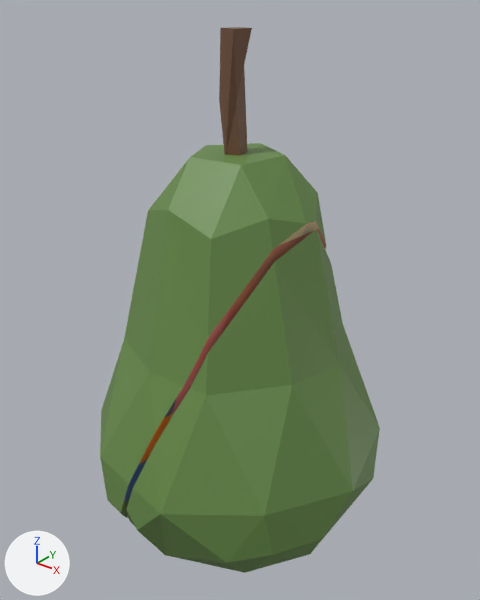
An edit to the FBX model Slingshot/Assets/LowPolyFoodLite/Models/BrokenPear1.fbx, drawn before and after from the same camera.
The view is the same before and after, from a camera (50 mm lens) standing at (0.1318, -0.1623, 0.1211) and looking at (-0.0002, 0.0028, 0.0188). Every picture has the same lights, and +X, +Y and +Z are marked at lower left. Vertices at the same position are counted once.

Names of what the first picture shows: 'Pear_cell', 'Pear_cell.002'.
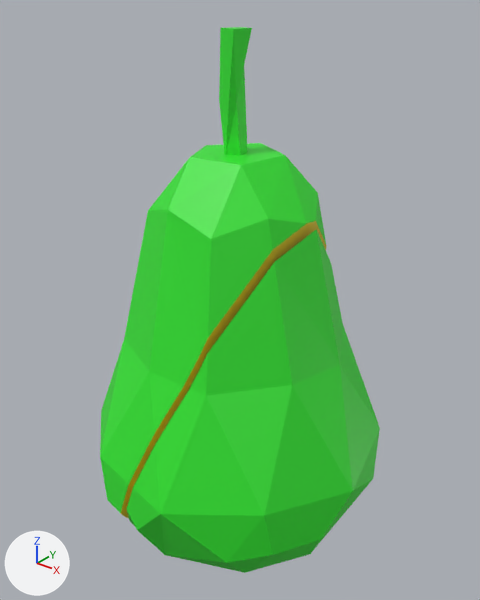
Changed parts and their boxes (x1, y1, x2, y2) in the pictures (480 x 600 px):
```json
{"part": 1, "of": "me_pear_cell_005", "change": "recoloured", "before": [127, 429, 380, 573], "after": [127, 429, 380, 573]}
{"part": 2, "of": "me_pear_cell_005", "change": "recoloured", "before": [155, 262, 353, 516], "after": [155, 262, 353, 516]}
{"part": 3, "of": "me_pear_cell_005", "change": "recoloured", "before": [275, 229, 343, 364], "after": [275, 229, 343, 364]}
{"part": 4, "of": "me_pear_cell_005", "change": "recoloured", "before": [340, 326, 380, 490], "after": [340, 326, 380, 490]}
{"part": 5, "of": "me_pear_cell_004", "change": "recoloured", "before": [100, 27, 326, 513], "after": [100, 27, 326, 513]}
{"part": 6, "of": "me_pear_cell_004", "change": "recoloured", "before": [121, 221, 326, 518], "after": [121, 221, 326, 518], "on screen": "brown to yellow"}
```

Edits to the scene script, one JSON object a line:
```json
{"op": "add", "block": "mat_pearyellow", "code": ["mat_pearyellow = principled_material('pearYellow')", "mat_pearyellow.base_color = (0.8, 0.645, 0.0153)  # yellow #e7d221"]}
{"op": "add", "block": "mat_peargreen_001", "code": ["mat_peargreen_001 = principled_material('pearGreen.001')", "mat_peargreen_001.base_color = (0.0312, 0.8, 0.0295)  # green #31e730"]}
{"block": "me_pear_cell_004", "where": "me_pear_cell_004.from_pydata(...)  # 70 vertices, 98 faces; spans x -0.053..0.028, y -0.051..0.053, z -0.167..0.02"}
{"block": "me_pear_cell_004", "where": "# used by ob_pear_cell_002; location = (-0.0001, 0.0001, 0.0882)"}
{"block": "me_pear_cell_004", "change": "me_pear_cell_004 part 5: 96 of the faces centred in x -0.051..0.025, y -0.05..0.052, z -0.164..0.02 switch from mat_food_01_001 (picture img_lowpolyfoodlitetexture_01_png) to mat_peargreen_001 (green #31e730)"}
{"block": "me_pear_cell_004", "change": "me_pear_cell_004 part 6: all 2 faces centred in x -0.007..0.01, y -0.028..0.016, z -0.135..-0.081 switch from mat_food_01_001 (picture img_lowpolyfoodlitetexture_01_png) to mat_pearyellow (yellow #e7d221)"}
{"block": "me_pear_cell_005", "where": "me_pear_cell_005.from_pydata(...)  # 45 vertices, 63 faces; spans x -0.0337..0.0376, y -0.0482..0.0561, z -0.0476..0.0845"}
{"block": "me_pear_cell_005", "where": "# used by ob_pear_cell; location = (0.0163, -0.0041, -0.033)"}
{"block": "me_pear_cell_005", "change": "me_pear_cell_005 part 1: all 44 faces centred in x -0.0265..0.0332, y -0.0473..0.0553, z -0.0465..0.0105 switch from mat_food_01_001 (picture img_lowpolyfoodlitetexture_01_png) to mat_peargreen_001 (green #31e730)"}
{"block": "me_pear_cell_005", "change": "me_pear_cell_005 part 2: all 10 faces centred in x -0.0054..0.0268, y -0.0383..-0.001, z 0.0146..0.062 switch from mat_food_01_001 (picture img_lowpolyfoodlitetexture_01_png) to mat_peargreen_001 (green #31e730)"}
{"block": "me_pear_cell_005", "change": "me_pear_cell_005 part 3: all 4 faces centred in x 0.0054..0.0156, y 0.0026..0.0335, z 0.0484..0.0673 switch from mat_food_01_001 (picture img_lowpolyfoodlitetexture_01_png) to mat_peargreen_001 (green #31e730)"}
{"block": "me_pear_cell_005", "change": "me_pear_cell_005 part 4: all 4 faces centred in x 0.0025..0.0304, y 0.0134..0.0434, z 0.0146..0.0278 switch from mat_food_01_001 (picture img_lowpolyfoodlitetexture_01_png) to mat_peargreen_001 (green #31e730)"}
{"op": "add", "block": "me_pear_cell_005", "code": "me_pear_cell_005.materials.append(mat_pearyellow)  # yellow #e7d221"}
```
